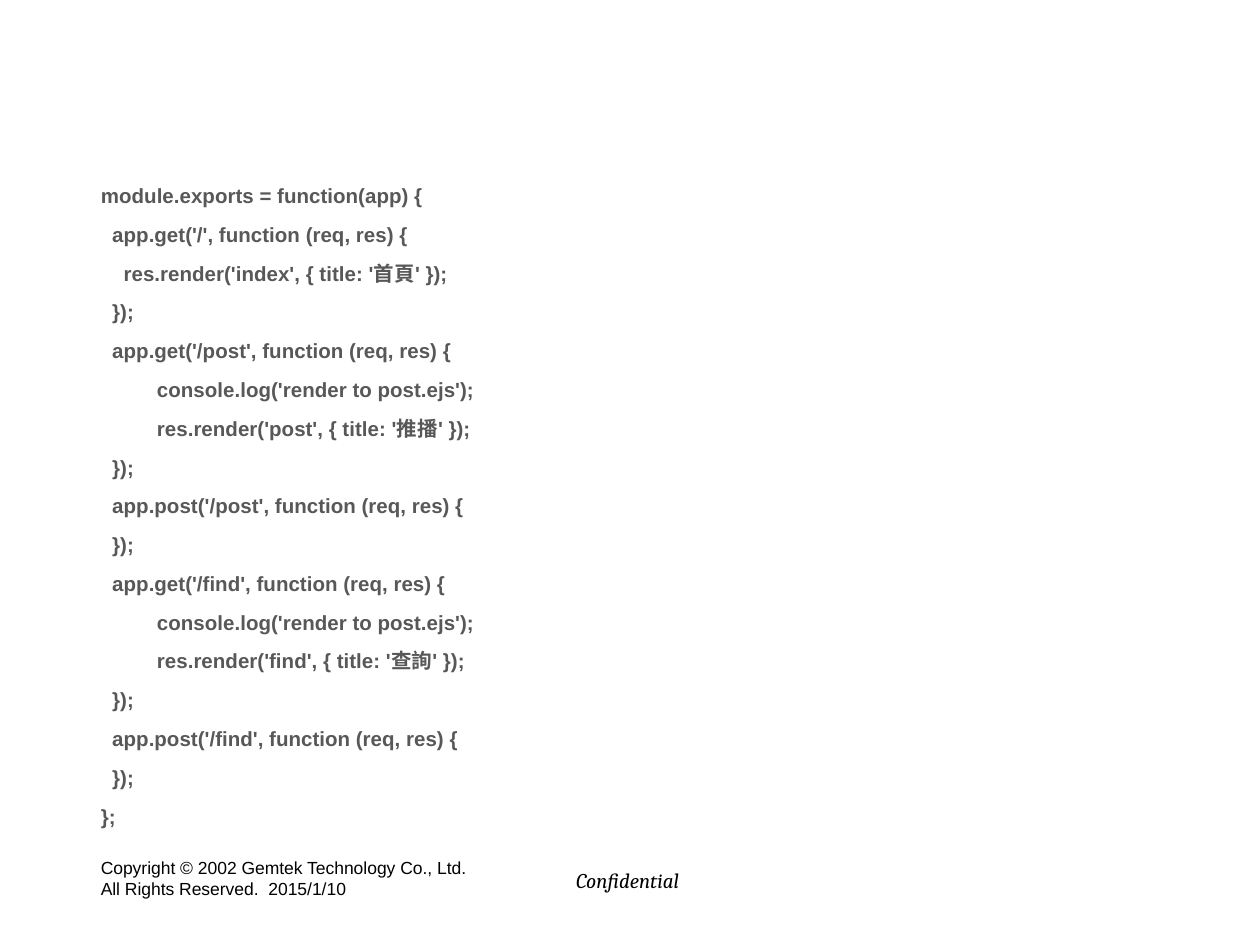
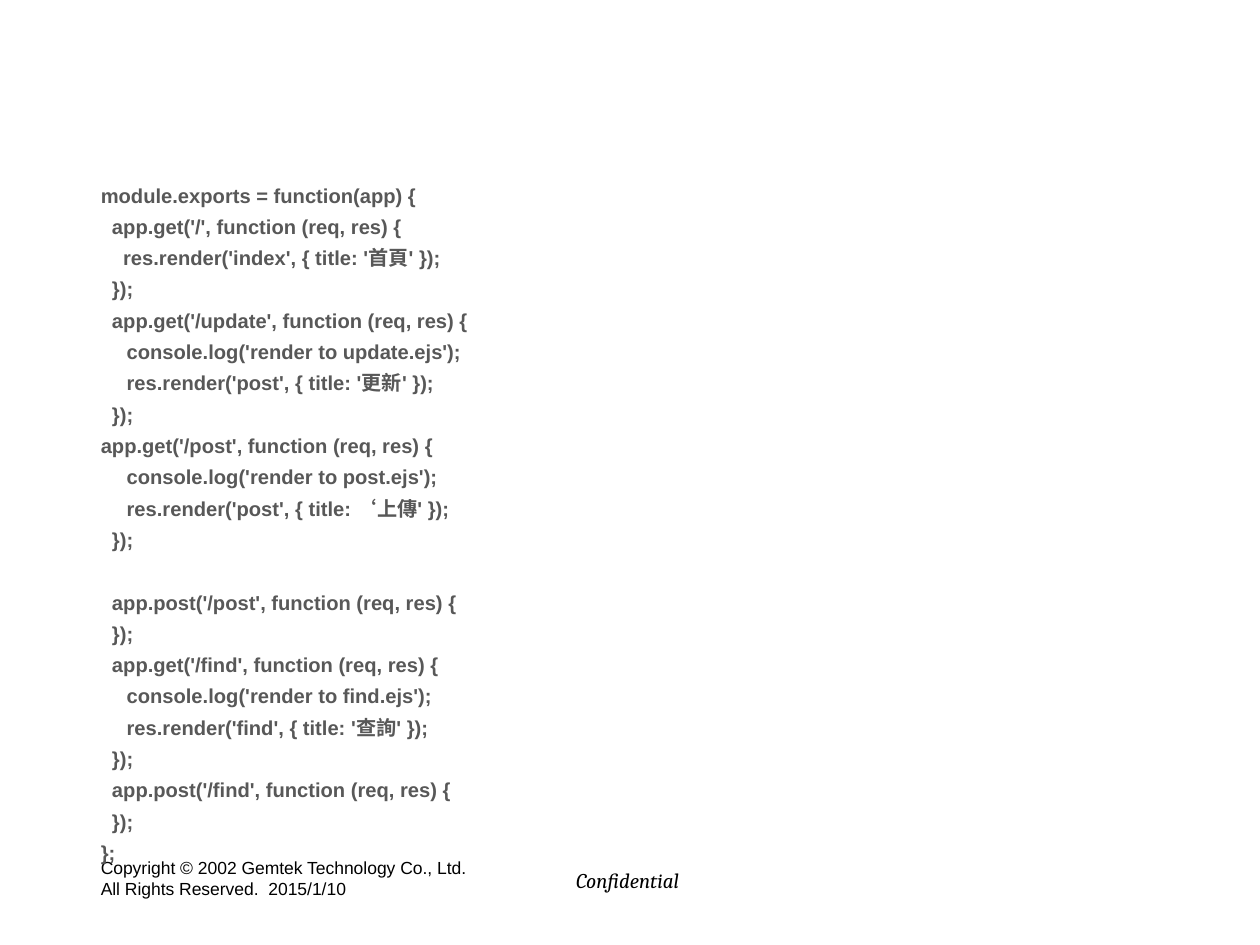
Before and after one commit to hyper570908/demo, a slide deck: slide 48 of doc/GIot_Session2.pptx (slide 50 before the commit). Drawn at 1260x945 pixels with LibreOffice and Linux fonts; fonts in the diff are those of the drawing; background and template pictures are left out. Boxes give left, top, right and bottom in pixels: in the first picture for what was removed or moved away, otherwise in the second. Text is boxed around its words. In the diff, an @@ line names an element or a change of style, - is before the commit and + after.

```diff
--- a/doc/GIot_Session2.pptx
+++ b/doc/GIot_Session2.pptx
@@ text at (101, 188, 443, 801): size 11.7 to 11.5 pt in "module.exports = function(app) {", "app.get('/', function (req, res) {", "res.render('index', { title: '首頁' });", "});" and 11 more places; less space between paragraphs @@
@@ text at (112, 313, 461, 394): paragraphs added @@
+app.get('/update', function (req, res) {
+console.log('render to update.ejs');
+res.render('post', { title: '更新' });
+});
@@ text at (127, 499, 422, 520): text changed; size 11.7 to 11.5 pt @@
-res.render('post', { title: '推播' });
+res.render('post', { title: ‘上傳' });
@@ text at (127, 688, 432, 707): text changed; size 11.7 to 11.5 pt @@
-console.log('render to post.ejs');
+console.log('render to find.ejs');
```
Also in this commit, not shown: 31 other slides changed, 9 slides added, 11 slides removed.
